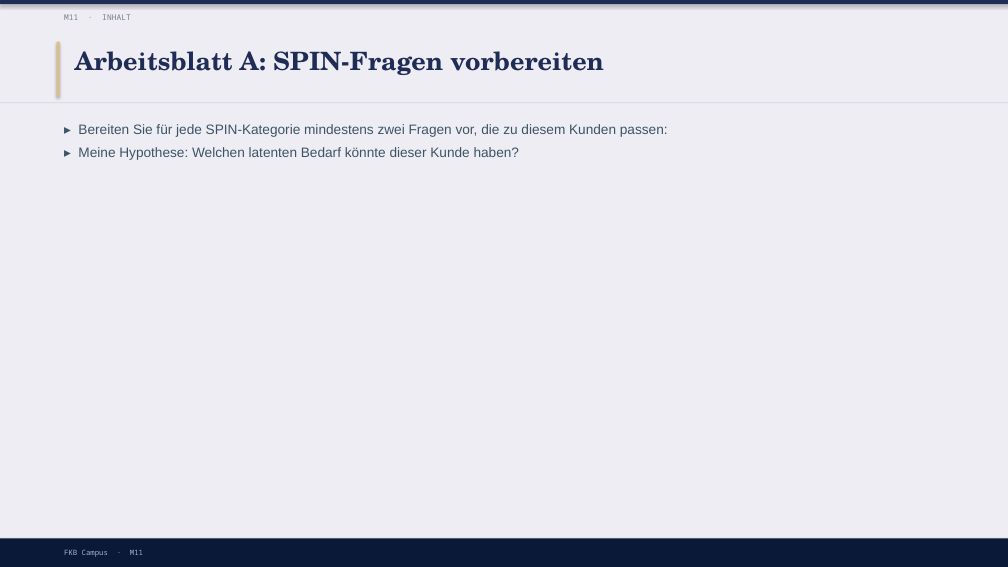
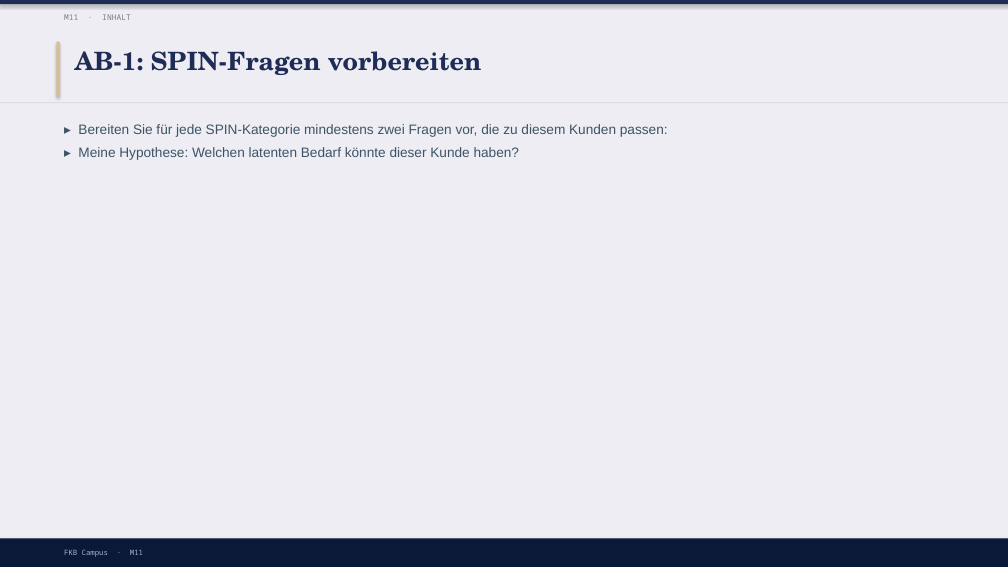
Before and after one commit to ck5rqc47pr-byte/firmenkundenakademie-online, a slide deck: slide 11 of protected-downloads/praesentation/M11.pptx. Drawn at 1008x567 pixels with LibreOffice and Linux fonts; fonts in the diff are those of the drawing. Boxes give left, top, right and bottom in pixels: in the first picture for what was removed or moved away, otherwise in the second. Text is boxed around its words. In the diff, an @@ line names an element or a change of style, - is before the commit and + after.

```diff
--- a/protected-downloads/praesentation/M11.pptx
+++ b/protected-downloads/praesentation/M11.pptx
@@ text at <box>75,51,482,75</box>: text changed @@
-Arbeitsblatt A: SPIN-Fragen vorbereiten
+AB-1: SPIN-Fragen vorbereiten
```
Also in this commit, not shown: 3 other slides changed, 57 other files.
